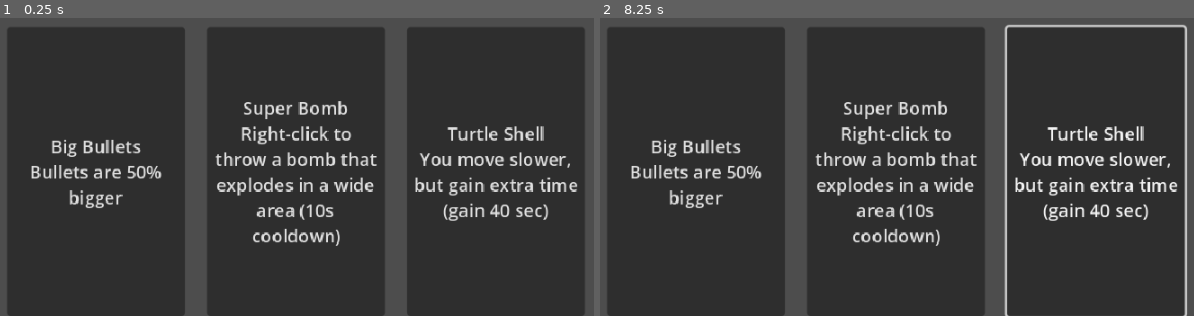
Above: before the commit, frames 1-2 (left to right).
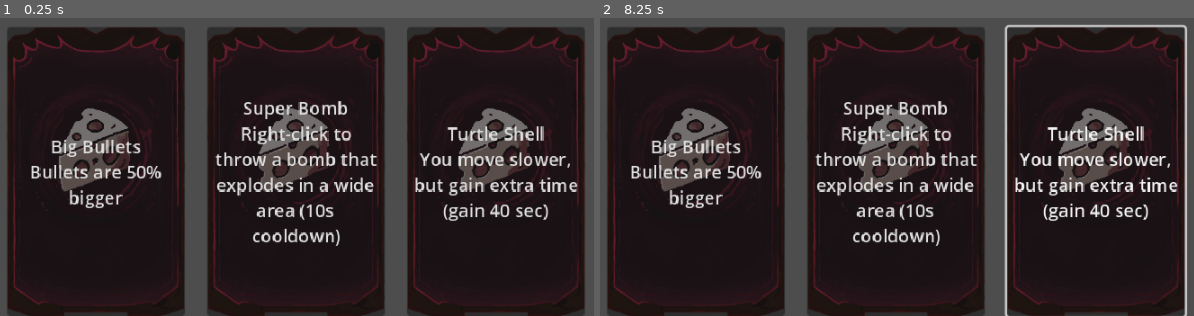
Above: after the commit, the same moments.

Repository: snwng/GMTK-Game-Jam-2026-entry
Game: Godot game, scene res://scenes/ui/upgrades_store.tscn
Two runs of this game, one before a commit and one after it. Both use one fixed random seed, a clock stepped at 60 frames per second and the inputs below. This scene is started directly instead of the project's main scene.
Inputs (mouse positions are in pixels of both pictures, inside the frame that each line leads up to):
- Up to frame 1 (0.25 s): no input
- Up to frame 2 (8.25 s): click "Big Bullets Bullets are 50% b…" at 0.5 s; click "Super Bomb Right-click to thr…" at 1.25 s; click "Turtle Shell You move slower,…" at 2 s; tap Enter at 2.75, 4.25, 5.75 s; move the mouse to (1069, 95) at 2.77 s; hold Right (move_right) 2.78-3.53 s; click (1069, 95) at 2.85 s; tap Space at 3.5, 5, 6.5 s; move the mouse to (736, 137) at 3.52 s; hold Down (move_down) 3.53-4.28 s; click (736, 137) at 3.6 s; move the mouse to (974, 26) at 4.27 s; hold Right (move_right) 4.28-5.03 s; click (974, 26) at 4.35 s; move the mouse to (855, 196) at 5.02 s; hold Up (move_up) 5.03-5.78 s; click (855, 196) at 5.1 s; move the mouse to (1134, 175) at 5.77 s; hold Left (move_left) 5.78-7.28 s; click (1134, 175) at 5.85 s; move the mouse to (653, 56) at 6.52 s; click (653, 56) at 6.6 s; move the mouse to (938, 116) at 7.27 s; hold Down (move_down) 7.28-8.03 s; click (938, 116) at 7.35 s; move the mouse to (outside the picture) at 8.02 s; hold Right (move_right) from 8.03 s (still down); click (outside the picture) at 8.1 s

The runs differ from the first frame. In frame 1, 76% of the frame differs, in the area x 1-99%, y 3-100%; in frame 2, 76%.
Error before the commit: Invalid call. Nonexistent function 'get_player' in base 'Nil'. (res://scripts/upgrades_store.gd:75)
Error after the commit: Invalid call. Nonexistent function 'get_player' in base 'Nil'. (res://scripts/upgrades_store.gd:76)

Commit message:
Added card texture to upgrades_store.tscn

Diff:
--- a/scenes/main_menu/language_menu.tscn
+++ b/scenes/main_menu/language_menu.tscn
@@ -9,6 +9,7 @@
 script = ExtResource("1_l3eag")
 
 [node name="Background" type="Sprite2D" parent="." unique_id=1257118969]
+modulate = Color(0, 0, 0, 1)
 position = Vector2(569.00006, 310.50003)
 scale = Vector2(10.1875, 5.8828125)
 texture = ExtResource("2_v18go")
@@ -22,6 +23,7 @@
 text = "ENGLISH"
 
 [node name="Button2" type="Button" parent="." unique_id=332537138]
+visible = false
 offset_left = 529.0
 offset_top = 270.0
 offset_right = 609.0
--- a/scenes/main_menu/main_menu.tscn
+++ b/scenes/main_menu/main_menu.tscn
@@ -1,7 +1,7 @@
 [gd_scene format=3 uid="uid://dhvop0ard0x0k"]
 
 [ext_resource type="Script" uid="uid://c3i8xhfyb6cyl" path="res://scripts/main_menu.gd" id="1_0ebjn"]
-[ext_resource type="Texture2D" uid="uid://qnehj38t5cla" path="res://icon.svg" id="2_ob46e"]
+[ext_resource type="Texture2D" uid="uid://cto3cqti4yplt" path="res://assets/sprites/Red/Red-idle-Sheet.png" id="2_wem23"]
 [ext_resource type="Script" uid="uid://c8606cj34t43w" path="res://scripts/camera_effects.gd" id="3_ob46e"]
 [ext_resource type="FontFile" uid="uid://cclikoqyalfo8" path="res://assets/fonts/yoster.ttf" id="3_wem23"]
 [ext_resource type="PackedScene" uid="uid://buohd4s570g42" path="res://scenes/levels/screenshake_checkbutton.tscn" id="4_uqeha"]
@@ -9,11 +9,13 @@
 [node name="Main_menu" type="Node2D" unique_id=1878250518]
 script = ExtResource("1_0ebjn")
 
-[node name="Background" type="Sprite2D" parent="." unique_id=1257118969]
+[node name="Background" type="Sprite2D" parent="." unique_id=702460871]
 modulate = Color(0, 0, 1, 1)
-position = Vector2(569.00006, 310.50003)
-scale = Vector2(10.1875, 5.8828125)
-texture = ExtResource("2_ob46e")
+
+[node name="Red" type="Sprite2D" parent="." unique_id=616203161]
+position = Vector2(1090, 534)
+texture = ExtResource("2_wem23")
+hframes = 6
 
 [node name="Start" type="Button" parent="." unique_id=1042379062]
 offset_left = 832.0
@@ -45,8 +47,7 @@
 offset_right = 962.0
 offset_bottom = 309.0
 theme_override_fonts/font = ExtResource("3_wem23")
-text = "Choose your language
-Selecciona tu idioma"
+text = "Name of the game"
 horizontal_alignment = 1
 vertical_alignment = 1
 
--- a/scenes/ui/upgrades_store.tscn
+++ b/scenes/ui/upgrades_store.tscn
@@ -1,6 +1,7 @@
 [gd_scene format=3 uid="uid://bvrjddeld0jis"]
 
 [ext_resource type="Script" uid="uid://ciw2n47i1c7nv" path="res://scripts/upgrades_store.gd" id="1_21qia"]
+[ext_resource type="Texture2D" uid="uid://bipok34o6hqkk" path="res://assets/Card2.png" id="2_fdd1n"]
 
 [node name="Upgrades_store" type="Control" unique_id=668261765]
 layout_mode = 3
@@ -14,11 +15,18 @@
 [node name="Button1" type="Button" parent="." unique_id=704916424]
 custom_minimum_size = Vector2(50, 260)
 layout_mode = 0
-offset_left = 12.0
-offset_top = 250.0
-offset_right = 212.0
-offset_bottom = 330.0
+offset_left = 10.0
+offset_top = 227.0
+offset_right = 209.0
+offset_bottom = 523.0
 autowrap_mode = 3
+
+[node name="TextureRect" type="TextureRect" parent="Button1" unique_id=1704043299]
+show_behind_parent = true
+layout_mode = 0
+offset_right = 40.0
+offset_bottom = 40.0
+texture = ExtResource("2_fdd1n")
 
 [node name="Button2" type="Button" parent="." unique_id=56573519]
 custom_minimum_size = Vector2(50, 260)
@@ -29,6 +37,15 @@
 offset_bottom = 330.0
 autowrap_mode = 3
 
+[node name="TextureRect" type="TextureRect" parent="Button2" unique_id=1526232316]
+show_behind_parent = true
+layout_mode = 0
+offset_left = -402.0
+offset_top = -23.0
+offset_right = 1598.0
+offset_bottom = 2977.0
+texture = ExtResource("2_fdd1n")
+
 [node name="Button3" type="Button" parent="." unique_id=1100038192]
 custom_minimum_size = Vector2(50, 260)
 layout_mode = 0
@@ -37,3 +54,12 @@
 offset_right = 1012.0
 offset_bottom = 330.0
 autowrap_mode = 3
+
+[node name="TextureRect" type="TextureRect" parent="Button3" unique_id=306215881]
+show_behind_parent = true
+layout_mode = 0
+offset_left = -802.0
+offset_top = -23.0
+offset_right = 1198.0
+offset_bottom = 2977.0
+texture = ExtResource("2_fdd1n")
--- a/scripts/upgrades_store.gd
+++ b/scripts/upgrades_store.gd
@@ -5,6 +5,7 @@
 extends Control
 
 @onready var buttons: Array[Button] = [$Button1, $Button2, $Button3]
+
 
 var upgrade_pool: Array[Dictionary] = [
 	{
@@ -121,37 +122,49 @@
 	Global.game_manager.current_UI_scene = null
 	Global.game_manager.wave_manager.start_next_wave()
 
-func locate_buttons():
-	# Screen setup
+func locate_buttons() -> void:
 	var screen_width: float = 720.0
-
-	# Button width and spacing (Locked horizontal dimensions)
 	var button_width: float = 160.0
 	var button_spacing: float = 20.0
 	var target_y_position: float = 100.0
 
-	# Math formulas to calculate the centering offset
 	var total_buttons_width: float = button_width * 3
 	var total_spacing_width: float = button_spacing * 2
 	var total_block_width: float = total_buttons_width + total_spacing_width
 	var start_margin_x: float = (screen_width - total_block_width) / 2.0
 
-	# Array containing your button node references
-	var ui_buttons: Array[Button] = [$Button1, $Button2, $Button3]
-
-	# Loop to calculate and apply properties
-	for index in range(ui_buttons.size()):
-		var current_button: Button = ui_buttons[index]
-
-		# 1. FORCE TEXT TO WRAP: This prevents the font from stretching the button horizontally
+	for current_button in buttons:
 		current_button.autowrap_mode = TextServer.AUTOWRAP_WORD_SMART
-
-		# 2. LOCK THE WIDTH: We set both Min and Max limits so it stays exactly at 160px
 		current_button.custom_minimum_size.x = button_width
 		current_button.size.x = button_width
 
-		# Math formula for each button's unique X position
+	var max_height: float = 0.0
+	for current_button in buttons:
+		var current_height: float = current_button.get_combined_minimum_size().y
+		if current_height > max_height:
+			max_height = current_height
+
+	var uniform_size: Vector2 = Vector2(button_width, max_height)
+
+	for index in range(buttons.size()):
+		var current_button: Button = buttons[index]
+
+		current_button.custom_minimum_size = uniform_size
+		current_button.size = uniform_size
+
 		var dynamic_x: float = start_margin_x + index * (button_width + button_spacing)
+		current_button.position = Vector2(dynamic_x, target_y_position)
 
-		# Apply the calculated coordinates
-		current_button.position = Vector2(dynamic_x, target_y_position)
+		var current_sprite: TextureRect = current_button.get_node_or_null("TextureRect")
+
+		if current_sprite:
+			current_sprite.mouse_filter = Control.MOUSE_FILTER_IGNORE
+			current_sprite.expand_mode = TextureRect.EXPAND_IGNORE_SIZE
+			current_sprite.stretch_mode = TextureRect.STRETCH_SCALE
+			current_sprite.position = Vector2.ZERO
+
+
+			current_sprite.custom_minimum_size = uniform_size
+			current_sprite.size = uniform_size
+		else:
+			print("TextureRect not found inside: ", current_button.name)
Not shown, added: assets/Card2.png.import
Binary file added: assets/sprites/Red/Red-attack-Sheet.png
Not shown, added: assets/sprites/Red/Red-attack-Sheet.png.import
Binary file added: assets/sprites/Red/Red-attack_1-Sheet.png
Not shown, added: assets/sprites/Red/Red-attack_1-Sheet.png.import
Binary file added: assets/sprites/Red/Red-dead-Sheet.png
Not shown, added: assets/sprites/Red/Red-dead-Sheet.png.import
Binary file added: assets/sprites/Red/Red-hurt-Sheet.png
Not shown, added: assets/sprites/Red/Red-hurt-Sheet.png.import
Binary file added: assets/sprites/Red/Red-idle-Sheet.png
Not shown, added: assets/sprites/Red/Red-idle-Sheet.png.import
